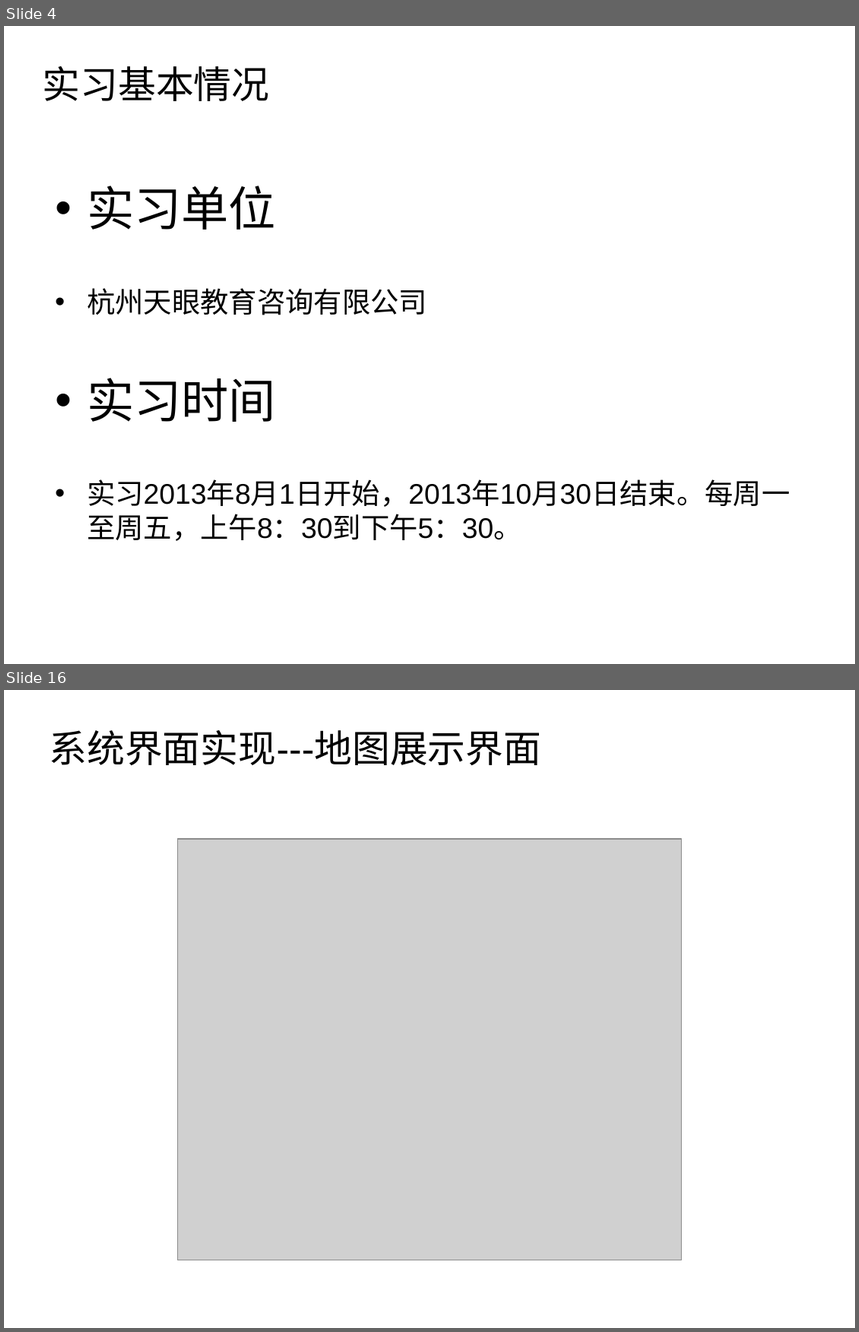
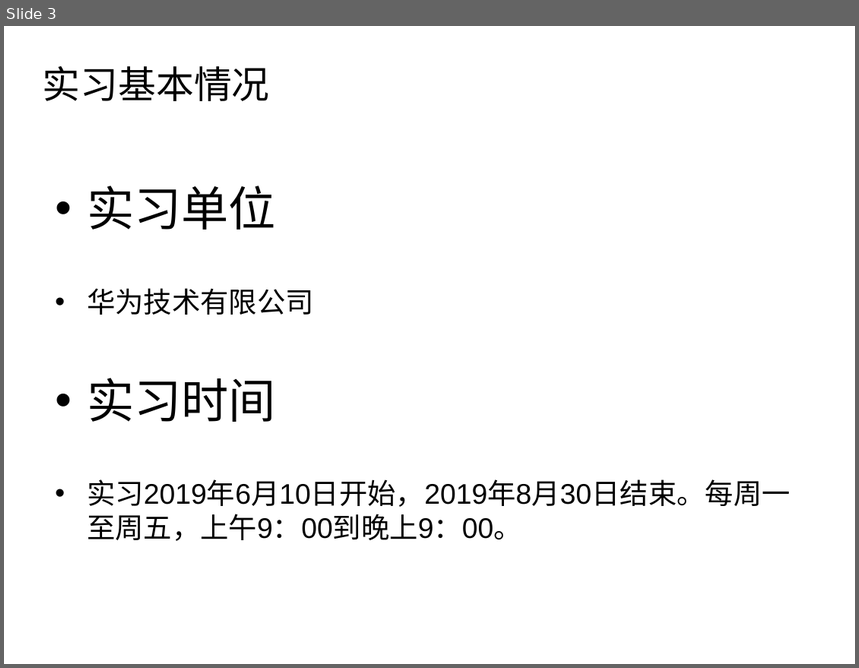
Before and after one commit to iCodeZone/shixi, a slide deck: 6.实习答辩.ppt. Shown one above the other, each under a label of ours: slides 4 and 16 before the commit, slide 3 after it; the slides between them are not shown. The pictures are 859x1332 and 859x668 pixels, drawn with LibreOffice and Linux fonts; fonts in the diff are those of the drawing; grey boxes stand for pictures; background and template pictures are left out. Boxes give left, top, right and bottom in pixels: in the first picture for what was removed or moved away, otherwise in the second. Text is boxed around its words. In the diff, an @@ line names an element or a change of style, - is before the commit and + after.

```diff
--- a/6.实习答辩.ppt
+++ b/6.实习答辩.ppt
@@ slide 16 removed at [4,690,855,1328], background picture (left out) @@
@@ title removed at [50,730,542,765] @@
-系统界面实现---地图展示界面
@@ picture removed at [177,839,682,1260] @@
@@ what was slide 4 is now slide 3 @@
@@ slide 3 changed as well @@
@@ text at [87,288,314,315]: text changed @@
-• 杭州天眼教育咨询有限公司
+• 华为技术有限公司
@@ text at [87,480,791,541]: text changed @@
-• 实习2013年8月1日开始，2013年10月30日结束。每周一至周五，上午8：30到下午5：30。
+• 实习2019年6月10日开始，2019年8月30日结束。每周一至周五，上午9：00到晚上9：00。
```
Also in this commit, not shown: 4 other slides changed, 7 slides added, 13 other slides removed, 2 other files.
